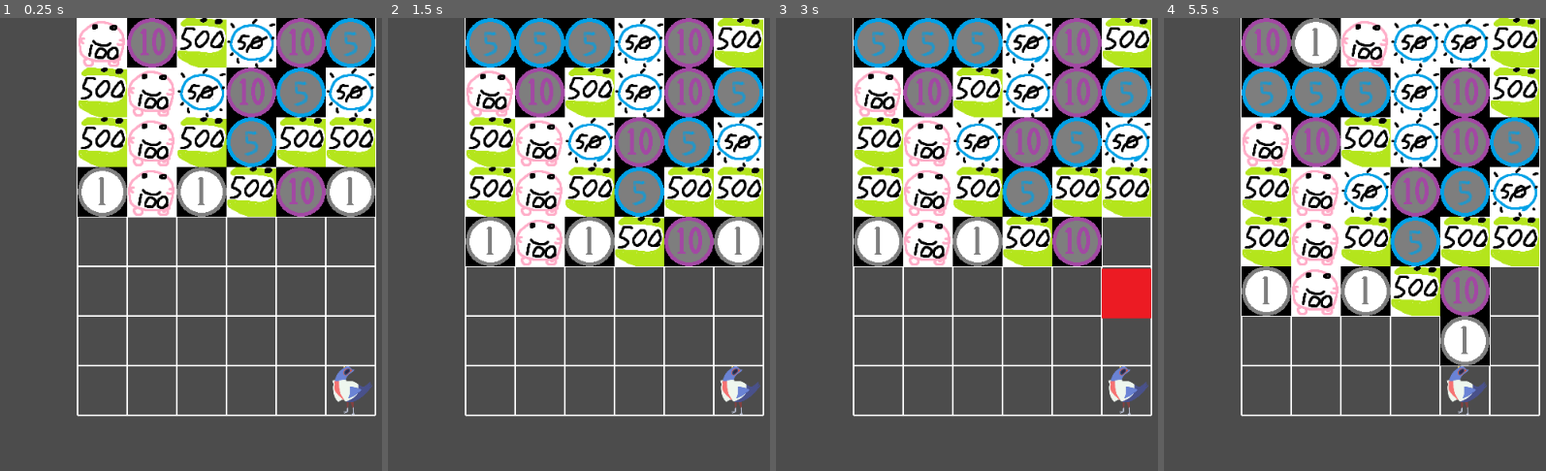
Above: before the commit, frames 1-4 (left to right).
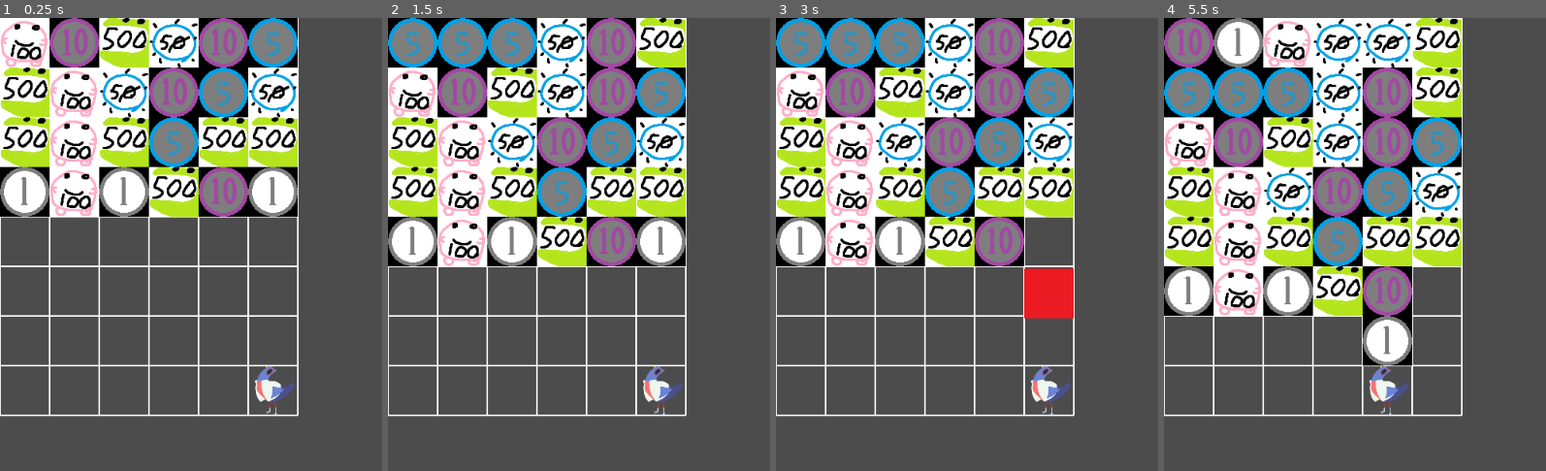
Above: after the commit, the same moments.

Repository: Alexzander-Stone/Money-Exchanger-Godot
Game: Godot game, scene res://Game.tscn
Same seed, same stepped clock (60 frames per second), same inputs: the game is played once before the commit and once after it.
Inputs:
- Up to frame 1 (0.25 s): no input
- Up to frame 2 (1.5 s): tap Enter at 0.5 s; hold Right (ui_right) 0.53-1.28 s; hold X (deselect_coin) 0.53-1.28 s; tap Space at 1.25 s; hold Down (ui_down) from 1.28 s (still down); tap Z (select_coin) at 1.35 s
- Up to frame 3 (3 s): tap Enter at 2 s; release Down (ui_down) at 2.03 s; hold Right (ui_right) 2.03-2.78 s; hold X (deselect_coin) 2.03-2.78 s; tap Space at 2.75 s; hold Up (ui_up) from 2.78 s (still down); tap Z (select_coin) at 2.85 s
- Up to frame 4 (5.5 s): release Up (ui_up) at 3.53 s; hold X (deselect_coin) 3.53-4.28 s; hold Left (ui_left) 3.53-5.03 s; tap Enter at 4.25 s; tap Z (select_coin) at 4.35 s; hold Down (ui_down) from 5.03 s (still down); hold X (deselect_coin) from 5.03 s (still down)

The runs differ from the first frame. In frame 1, 43% of the frame differs, in the area x 0-99%, y 0-89%; in frame 2, 52%; in frame 3, 54%; in frame 4, 62%.

Commit message:
Moved player spawn outside of grid, into the Game scene.
Also converted the entity values to consts.

Diff:
--- /dev/null
+++ b/Game.gd
@@ -0,0 +1,11 @@
+extends Node
+
+onready var Player = preload("res://Player/Player.tscn")
+
+func _ready():
+	var grid = find_node("Grid")
+	# Place the player at the bottom-right corner.
+	var new_player = Player.instance()
+	var starting_player_position = Vector2(grid.grid_size.x-1, grid.grid_size.y-1)
+	new_player.set_position(grid.map_to_world(starting_player_position) + grid.half_tile_size)
+	add_child(new_player)
--- a/Game.tscn
+++ b/Game.tscn
@@ -1,14 +1,16 @@
-[gd_scene load_steps=4 format=2]
+[gd_scene load_steps=5 format=2]
 
-[ext_resource path="res://Grid/Scripts/Grid.gd" type="Script" id=1]
-[ext_resource path="res://Grid/Scripts/Grid Visualizer.gd" type="Script" id=2]
-[ext_resource path="res://Coin Interaction.gd" type="Script" id=3]
+[ext_resource path="res://Game.gd" type="Script" id=1]
+[ext_resource path="res://Grid/Scripts/Grid.gd" type="Script" id=2]
+[ext_resource path="res://Grid/Scripts/Grid Visualizer.gd" type="Script" id=3]
+[ext_resource path="res://Coin Interaction.gd" type="Script" id=4]
 
 [node name="Game" type="Node" index="0"]
 
+script = ExtResource( 1 )
+
 [node name="Grid" type="TileMap" parent="." index="0"]
 
-position = Vector2( 100, 0 )
 mode = 0
 tile_set = null
 cell_size = Vector2( 64, 64 )
--- a/Grid/Scripts/Grid.gd
+++ b/Grid/Scripts/Grid.gd
@@ -4,14 +4,14 @@
 var half_tile_size = tile_size/2
 
 enum ENTITY_TYPES {ONE, FIVE, TEN, FIFTY, HUN, FHUN}
-var entity_names = ["One", "Five", "Ten", "Fifty", "Hundred", "Five Hundred"]
-var entity_values = [1, 5, 10, 50, 100, 500]
-var combo_count = [5, 2, 5, 2, 5, 2]
+const entity_names = ["One", "Five", "Ten", "Fifty", "Hundred", "Five Hundred"]
+const entity_values = [1, 5, 10, 50, 100, 500]
+const combo_count = [5, 2, 5, 2, 5, 2]
 
 # Grid contains the entity types, NOT the coordinates. Coordinates are determine through
 # the row/col and the use of map_to_world. World_to_map converts world positions to grid/coordinate values.
 var grid = []
-export (Vector2) var grid_size = Vector2(4, 4)
+export (Vector2) var grid_size
 
 const DOWN = Vector2(0, 1)
 const UP = Vector2(0, -1)
@@ -27,7 +27,6 @@
 var combo_coins_to_remove = []
 
 onready var Coin = preload("res://Coin/Coin.tscn")
-onready var Player = preload("res://Player/Player.tscn")
 
 func _ready():
 	for x in range(grid_size.x):
@@ -44,12 +43,6 @@
 			grid[x][y] = new_coin.type
 			add_child(new_coin)
 			coin_container.append(new_coin)
-
-	# Place the player at the bottom-right corner.
-	var new_player = Player.instance()
-	var starting_player_position = Vector2(grid_size.x-1, grid_size.y-1)
-	new_player.set_position(map_to_world(starting_player_position) + half_tile_size)
-	add_child(new_player)
 
 # Given a world coordinate position and a direction to move from it, determine if the intended
 # cell is within the grid's boundaries.
--- a/Player/Scripts/Player.gd
+++ b/Player/Scripts/Player.gd
@@ -12,6 +12,6 @@
 var has_selected = false
 
 func _ready():
-	grid = get_parent()
+	grid = get_parent().find_node("Grid")
 	grid_interaction = grid.find_node("Coin Interaction")
 	grid_position = position
Not shown: 1 places in Game.tscn that only renumber resources
